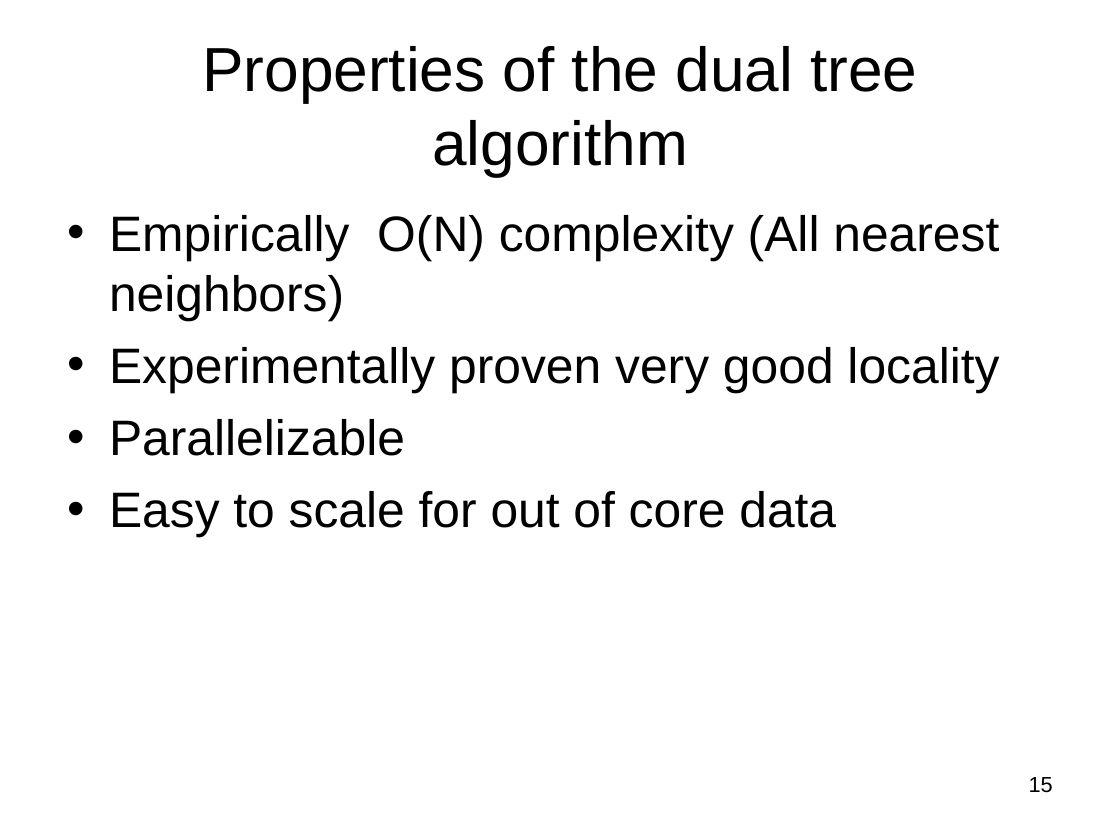
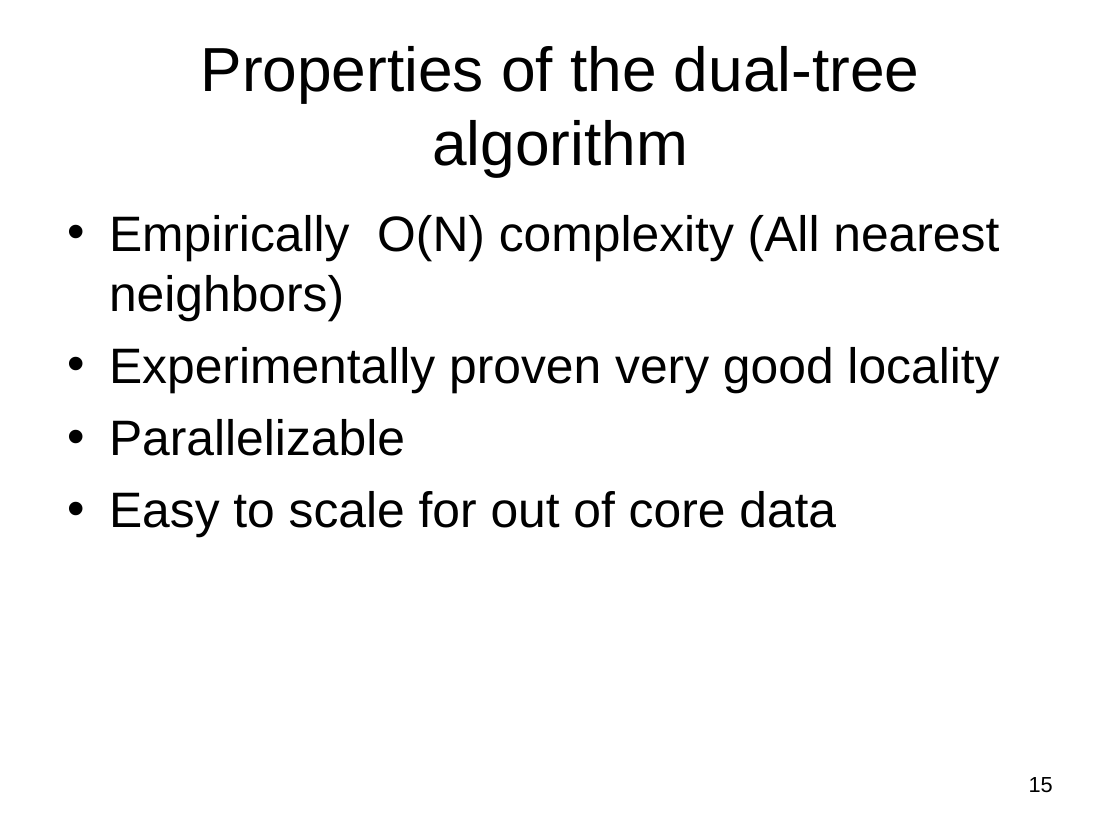
Before and after one commit to subailong/mlpack, a slide deck: slide 15 of fastlib/u/nvasil/docs/proposal/proposal.ppt. Drawn at 1120x840 pixels with LibreOffice and Linux fonts; fonts in the diff are those of the drawing. Boxes give left, top, right and bottom in pixels: in the first picture for what was removed or moved away, otherwise in the second. Text is boxed around its words. In the diff, an @@ line names an element or a change of style, - is before the commit and + after.

```diff
--- a/fastlib/u/nvasil/docs/proposal/proposal.ppt
+++ b/fastlib/u/nvasil/docs/proposal/proposal.ppt
@@ title at box(201, 46, 919, 176): text changed @@
-Properties of the dual tree algorithm
+Properties of the dual-tree algorithm
```
Also in this commit, not shown: 10 other slides changed, 2 other files.
